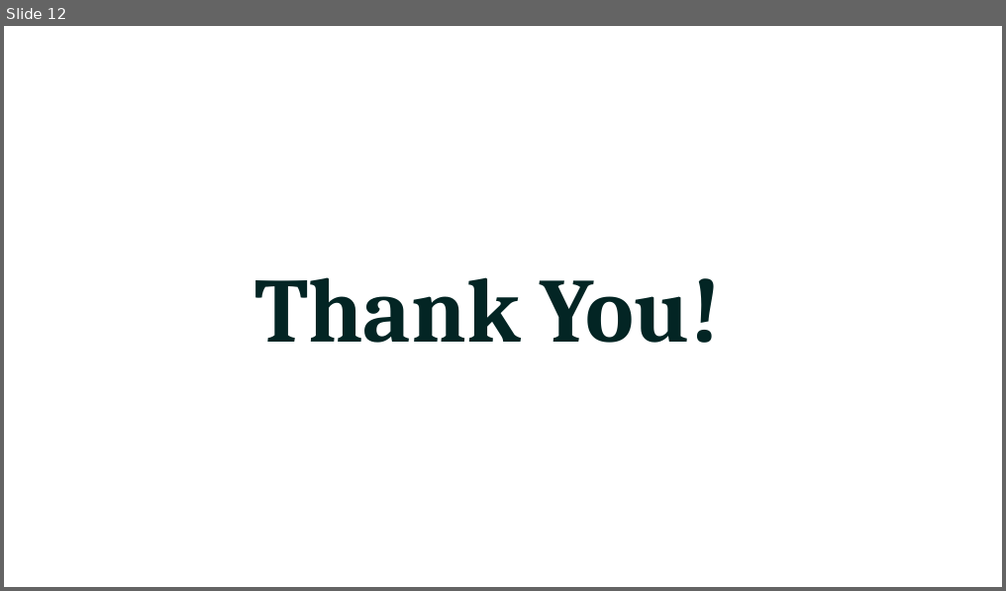
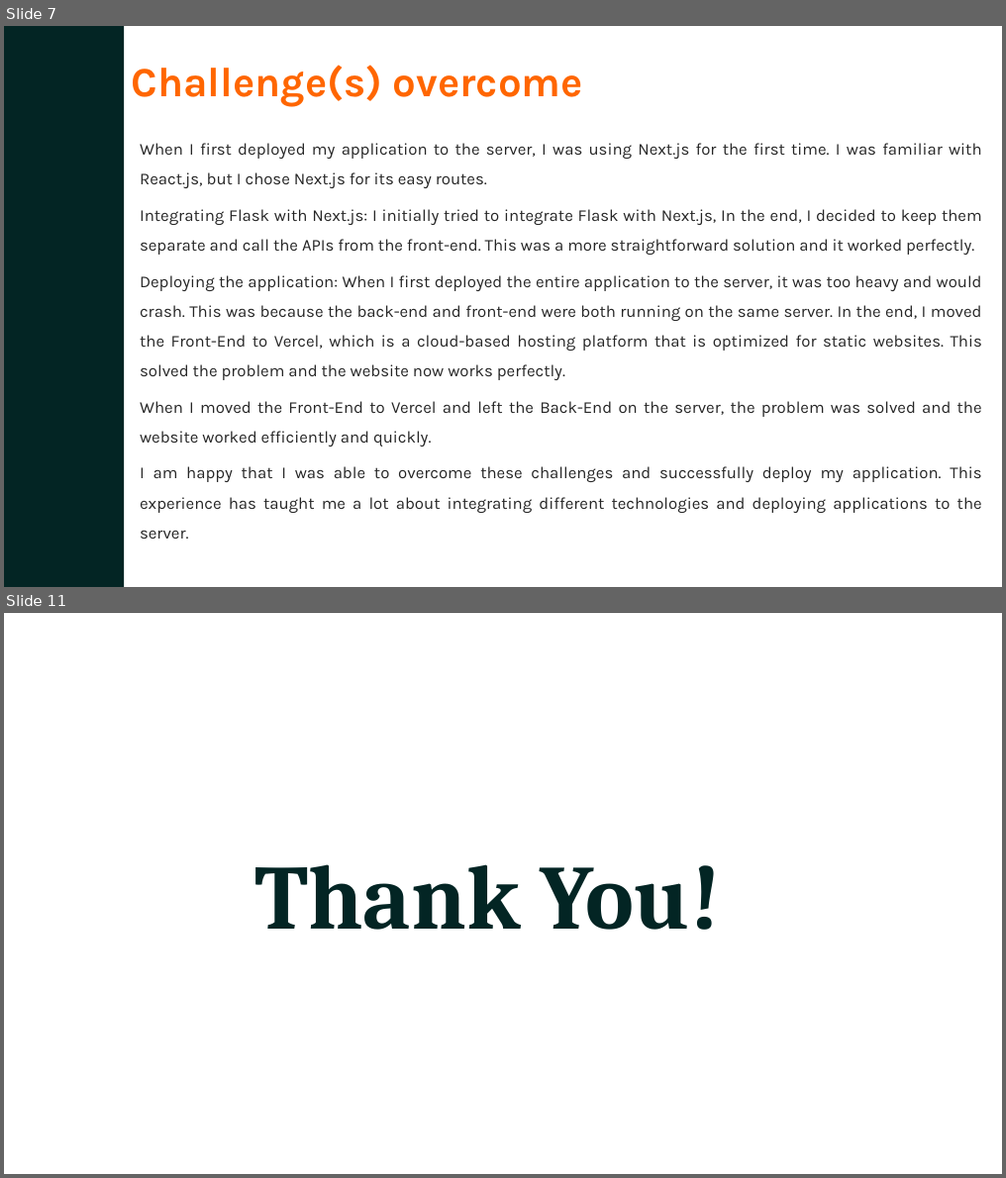
Before and after one commit to MahmoudEasa/Portfolio_E_Commerce, a slide deck: E-commerce_Presentation.pptx. Shown one above the other, each under a label of ours: slide 12 before the commit, slides 7 and 11 after it; the slides between them are not shown. The pictures are 1006x591 and 1006x1178 pixels, drawn with LibreOffice and Linux fonts; fonts in the diff are those of the drawing. Boxes give left, top, right and bottom in pixels: in the first picture for what was removed or moved away, otherwise in the second. Text is boxed around its words. In the diff, an @@ line names an element or a change of style, - is before the commit and + after.

```diff
--- a/E-commerce_Presentation.pptx
+++ b/E-commerce_Presentation.pptx
@@ slide 7 added at (4,26,1002,587), background #FFFFFF @@
@@ rectangle added at (4,26,124,587), fill #032524 @@
@@ text added at (132,65,583,107), 40 pt, text #FF6600, bold @@
+Challenge(s) overcome
@@ text added at (140,143,982,513), 16 pt, text #262626 @@
+When I first deployed my application to the server, I was using Next.js for the first time. I was familiar with React.js, but I chose Next.js for its easy routes.
+Integrating Flask with Next.js: I initially tried to integrate Flask with Next.js, In the end, I decided to keep them separate and call the APIs from the front-end. This was a more straightforward solution and it worked perfectly.
+Deploying the application: When I first deployed the entire application to the server, it was too heavy and would crash. This was because the back-end and front-end were both running on the same server. In the end, I moved the Front-End to Vercel, which is a cloud-based hosting platform that is optimized for static websites. This solved the problem and the website now works perfectly.
+When I moved the Front-End to Vercel and left the Back-End on the server, the problem was solved and the website worked efficiently and quickly.
+I am happy that I was able to overcome these challenges and successfully deploy my application. This experience has taught me a lot about integrating different technologies and deploying applications to the server.
@@ what was slide 12 is now slide 11 @@
```
Also in this commit, not shown: 8 slides changed, 2 slides removed.
